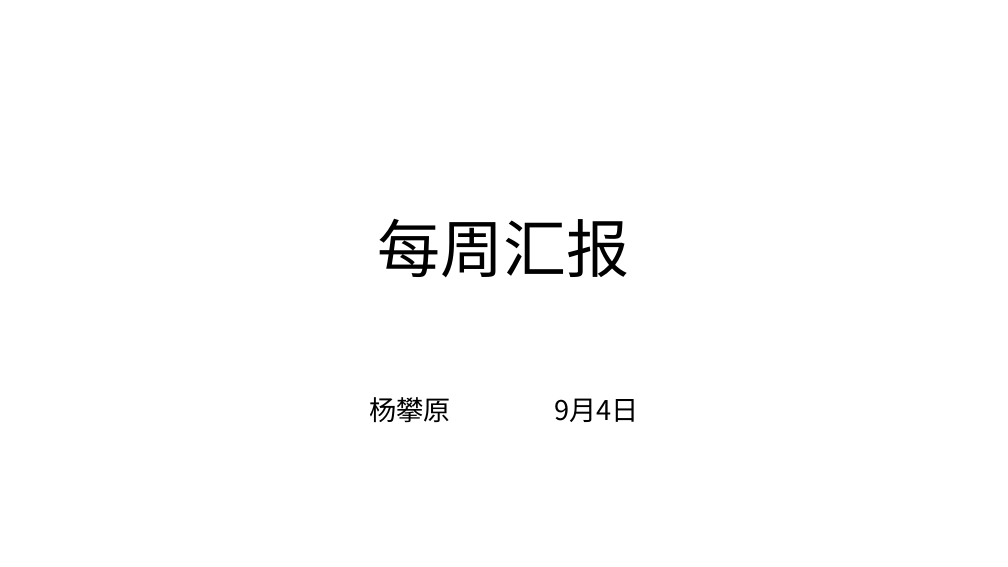
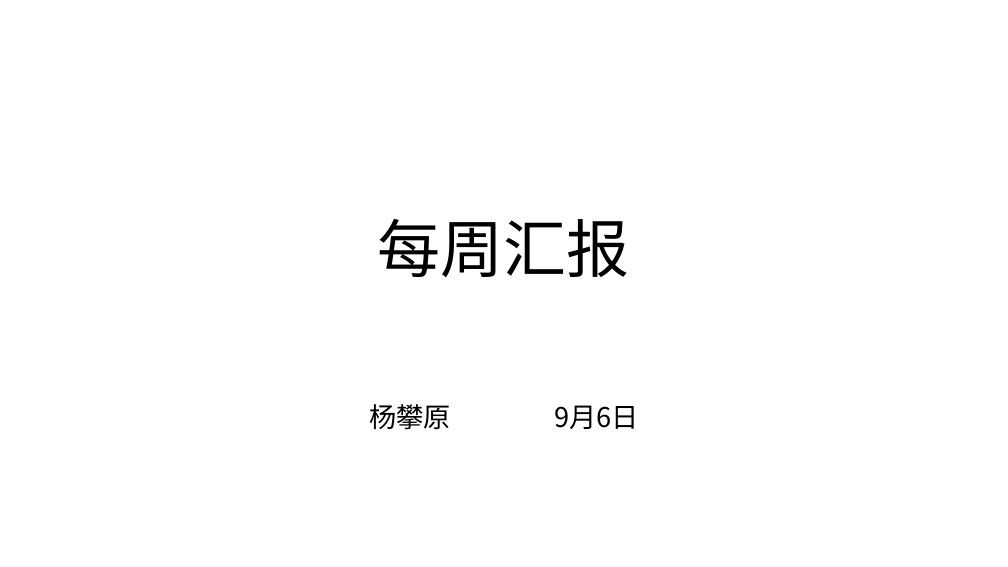
Before and after one commit to CHDYPY/paper, a slide deck: slide 1 of 报告/2021年9月4日/杨攀原.pptx. Drawn at 1008x567 pixels with LibreOffice and Linux fonts; fonts in the diff are those of the drawing. Boxes give left, top, right and bottom in pixels: in the first picture for what was removed or moved away, otherwise in the second. Text is boxed around its words. In the diff, an @@ line names an element or a change of style, - is before the commit and + after.

```diff
--- a/报告/2021年9月4日/杨攀原.pptx
+++ b/报告/2021年9月4日/杨攀原.pptx
@@ subtitle at [369, 404, 639, 430]: text changed @@
-杨攀原 9月4日
+杨攀原 9月6日
```
Also in this commit, not shown: 1 other slide changed, 1 other file.
